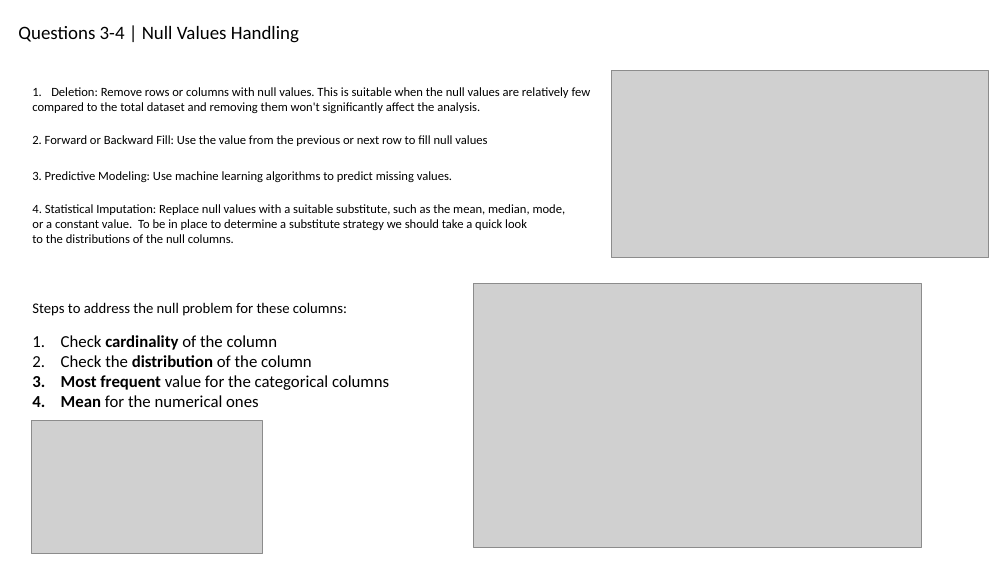
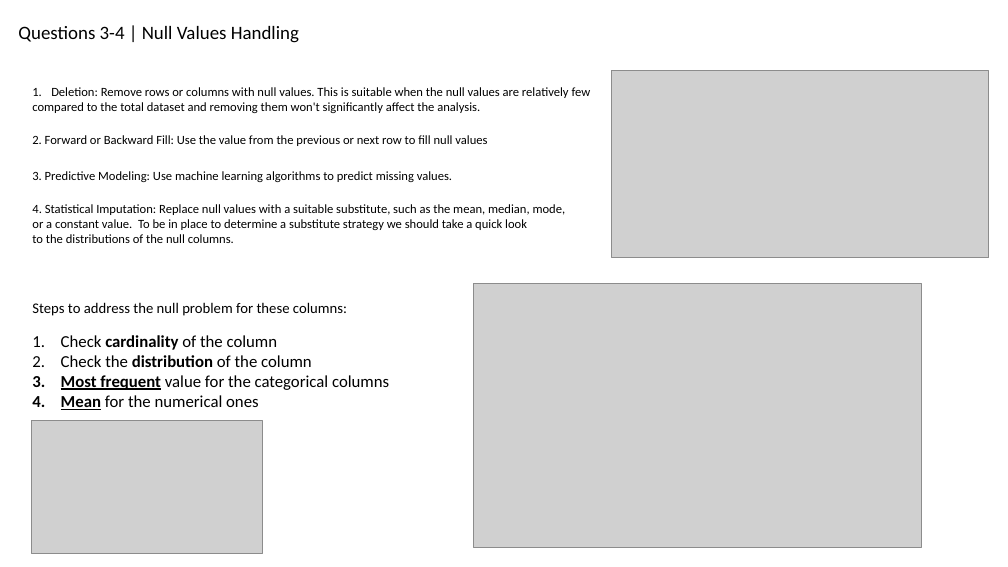
Before and after one commit to ownedbyphysics/ferProject, a slide deck: slide 4 of GeorgopoulosSpyros_FerreroPresentation.pptx. Drawn at 1008x567 pixels with LibreOffice and Linux fonts; fonts in the diff are those of the drawing; grey boxes stand for pictures. Boxes give left, top, right and bottom in pixels: in the first picture for what was removed or moved away, otherwise in the second. Text is boxed around its words. In the diff, an @@ line names an element or a change of style, - is before the commit and + after.

```diff
--- a/GeorgopoulosSpyros_FerreroPresentation.pptx
+++ b/GeorgopoulosSpyros_FerreroPresentation.pptx
@@ text at (x1=61, y1=375, x2=389, y2=410): underline on in "Most frequent", "Mean" @@
```
Also in this commit, not shown: 5 other slides changed, 1 slide added, 2 slides removed, 1 other file.
